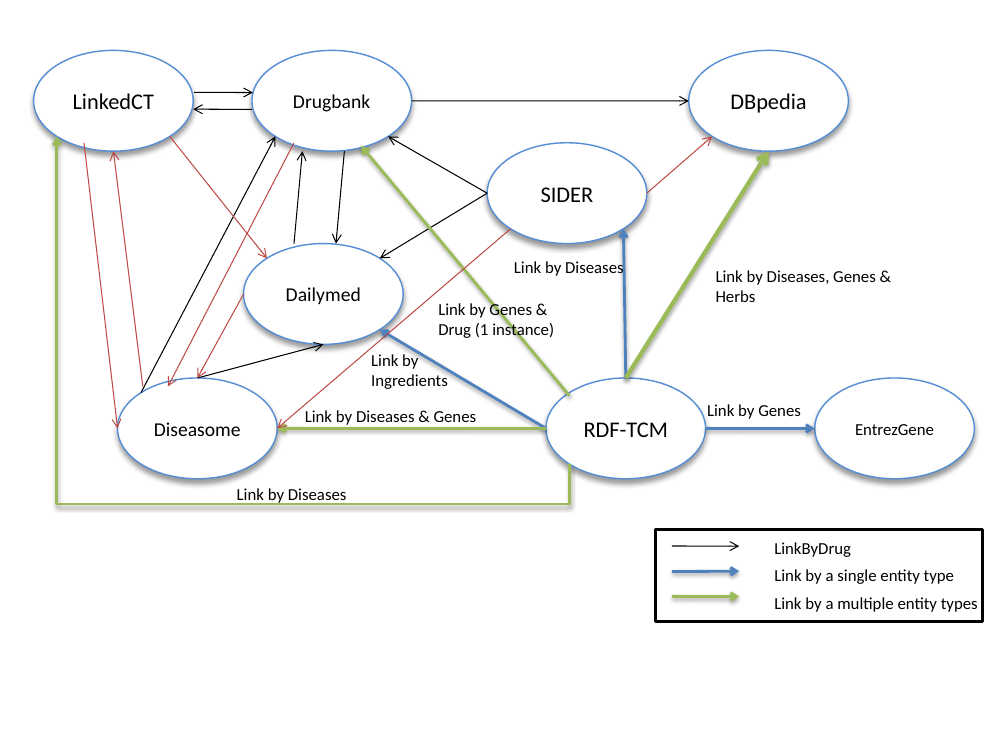
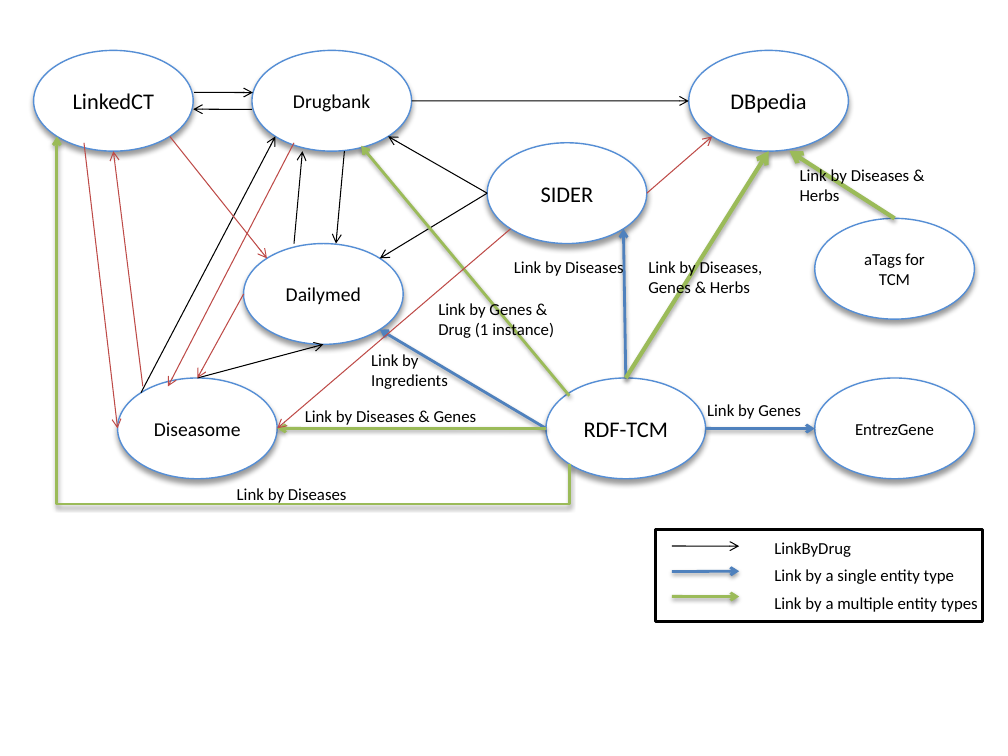
Before and after one commit to asanchez75/junsbriefcase, a slide deck: slide 3 of biordf2009_query_federation_case/dils09/dils09_poster.ppt. Drawn at 1008x756 pixels with LibreOffice and Linux fonts; fonts in the diff are those of the drawing. Boxes give left, top, right and bottom in pixels: in the first picture for what was removed or moved away, otherwise in the second. Text is boxed around its words. In the diff, an @@ line names an element or a change of style, - is before the commit and + after.

```diff
--- a/biordf2009_query_federation_case/dils09/dils09_poster.ppt
+++ b/biordf2009_query_federation_case/dils09/dils09_poster.ppt
@@ arrow added from (895, 219) to (789, 151), #9BBB59 3 pt @@
@@ text added at bbox=[800, 167, 910, 201], 12 pt, text #000000 @@
+Link by Diseases & Herbs
@@ ellipse added at bbox=[814, 219, 974, 320], fill #FFFFFF, outline #558ED5 1 pt, 12 pt, text #000000 @@
+aTags for TCM
@@ text "Link by Diseases, Genes & ..." rewrapped from bbox=[716, 270, 876, 302] to bbox=[648, 259, 763, 297] @@
```
Also in this commit, not shown: 2 slides added, 1 other file.
